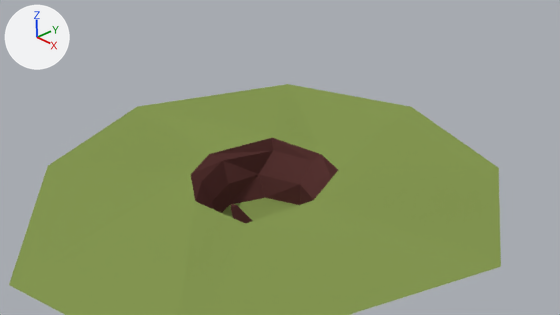
What one commit did to the Blender file Advanced Water Effects for Unity/Assets/DemoSceneProj.blend.
Camera for both pictures: the file's camera 'Camera'. The axes (+X, +Y, +Z) are drawn at upper left. The lights are the same throughout.
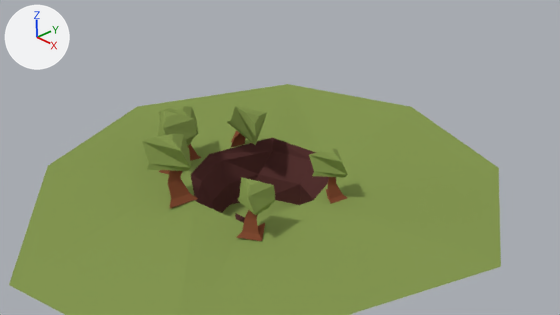
What differs and where, as boxes (x1, y1, x2, y2) in the pictures (560 x 315 px; the box of a moved part takes in the faces that stretch with it):
'Tree.002', added: after (142, 134, 198, 208)
    faces in mat_grass (green #869953): (142, 134, 191, 171)
    faces in mat_bark (brown #814b33): (168, 170, 198, 208)
'Tree.005', added: after (237, 178, 275, 241)
    faces in mat_grass (green #869953): (238, 178, 275, 215)
    faces in mat_bark (brown #814b33): (237, 210, 265, 241)
'Tree', added (green): after (309, 149, 348, 204)
    faces in mat_grass (green #869953): (309, 149, 348, 177)
    faces in mat_bark (brown #814b33): (326, 177, 347, 204)
'Tree.004', added (green): after (227, 106, 267, 147)
    faces in mat_grass (green #869953): (227, 106, 267, 145)
    faces in mat_bark (brown #814b33): (231, 130, 245, 147)
'Tree.003', added (green): after (158, 111, 197, 174)
    faces in mat_grass (green #869953): (158, 111, 197, 145)
'Tree.001', added: after (159, 106, 201, 161)
    faces in mat_grass (green #869953): (159, 106, 198, 135)
part 1 of me_cylinder, moved or reshaped: before (231, 204, 252, 223); after (235, 213, 245, 222)

What changed in the scene script:
```text
Add mat_bark:
    mat_bark = diffuse_material('Bark')
    mat_bark.base_color = (0.22, 0.0697, 0.0326)  # brown #814b33
Change me_cylinder:
    where me_cylinder.from_pydata(...)  # 46 vertices, 38 faces; spans x -4.23..4.53, y -4.52..4.37, z -1.0..0.22
    used by ob_cylinder; location = (0.0, 0.0, 0.0)
    before: 43 (-0.48, -0.35, -0.62) at pixel (231, 203), 44 (-0.37, -0.31, -0.61) at pixel (236, 205), 45 (-0.39, -0.45, -0.61) at pixel (230, 207)
    me_cylinder part 1
    add for i in [43, 44, 45]: me_cylinder.vertices[i].co += Vector((0.1, 0.12, -0.32))
Add me_cylinder_001:
    me_cylinder_001.from_pydata(...)  # 27 vertices, 24 faces; spans x -0.37..0.233, y 0.068..0.683, z 0.044..0.904
    # faces by material slot: [11, 13]
    me_cylinder_001.materials.append(mat_grass)  # green #869953
    me_cylinder_001.materials.append(mat_bark)  # brown #814b33
Add ob_tree:
    ob_tree = bpy.data.objects.new('Tree', me_cylinder_001)
    ob_tree.location = (1.46, 0.0, 0.0)
Add ob_tree_001:
    ob_tree_001 = bpy.data.objects.new('Tree.001', me_cylinder_001)
    ob_tree_001.location = (-1.63, -0.9, -0.07)
    ob_tree_001.scale = (1.21, 1.21, 1.21)
Add ob_tree_002:
    ob_tree_002 = bpy.data.objects.new('Tree.002', me_cylinder_001)
    ob_tree_002.location = (-0.46, -1.97, -0.05)
    ob_tree_002.scale = (1.31, 1.31, 1.31)
Add ob_tree_003:
    ob_tree_003 = bpy.data.objects.new('Tree.003', me_cylinder_001)
    ob_tree_003.location = (-1.71, -1.29, -0.07)
    ob_tree_003.rotation_euler = (0.0, 0.0, -0.892)  # degrees (0, 0, -51)
    ob_tree_003.scale = (1.31, 1.31, 1.31)
Add ob_tree_004:
    ob_tree_004 = bpy.data.objects.new('Tree.004', me_cylinder_001)
    ob_tree_004.location = (-1.55, 0.17, 0.04)
    ob_tree_004.rotation_euler = (-0.192, 0.797, -0.386)  # degrees (-11, 46, -22)
    ob_tree_004.scale = (1.21, 1.21, 1.21)
Add ob_tree_005:
    ob_tree_005 = bpy.data.objects.new('Tree.005', me_cylinder_001)
    ob_tree_005.location = (1.03, -1.55, -0.02)
    ob_tree_005.rotation_euler = (0.0, 0.0, -0.892)  # degrees (0, 0, -51)
```
